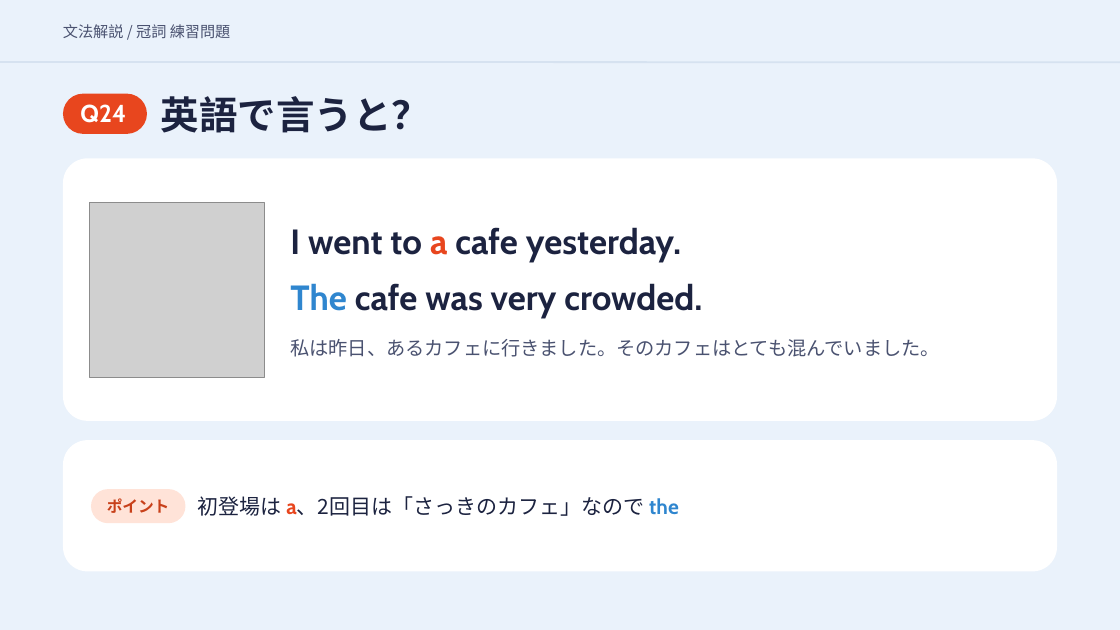
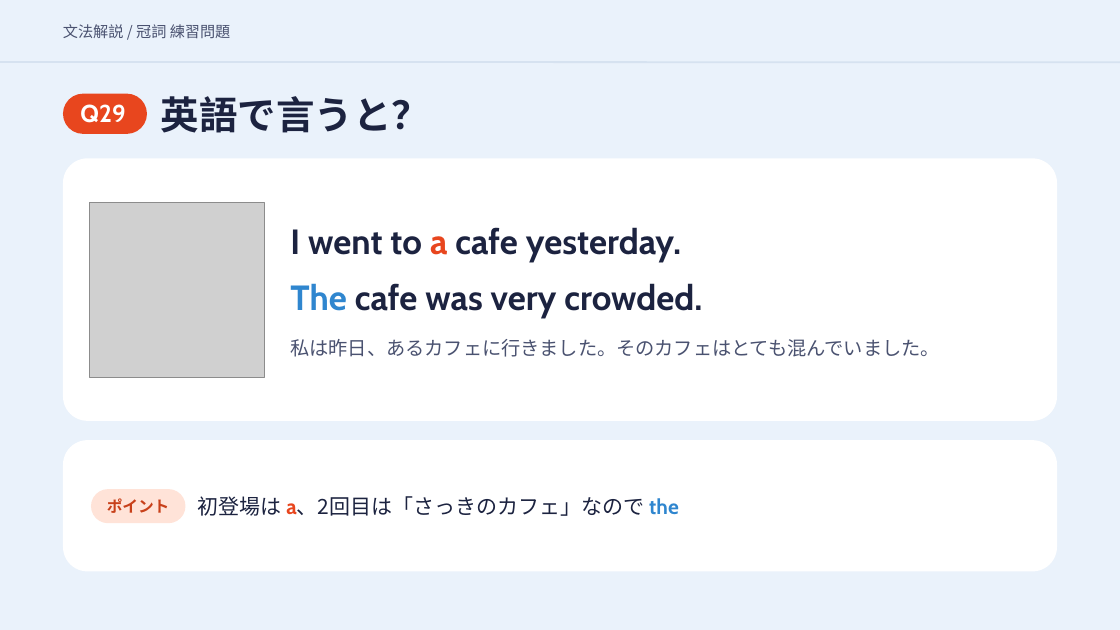
Before and after one commit to hinakajisaki-dev/hina-english, a slide deck: slide 65 of matome/articles-4/articles-4-slides.pptx (slide 55 before the commit). Drawn at 1120x630 pixels with LibreOffice and Linux fonts; fonts in the diff are those of the drawing; grey boxes stand for pictures. Boxes give left, top, right and bottom in pixels: in the first picture for what was removed or moved away, otherwise in the second. Text is boxed around its words. In the diff, an @@ line names an element or a change of style, - is before the commit and + after.

```diff
--- a/matome/articles-4/articles-4-slides.pptx
+++ b/matome/articles-4/articles-4-slides.pptx
@@ text at [80, 104, 125, 123]: text changed @@
-Q24
+Q29
```
Also in this commit, not shown: 28 other slides changed, 10 slides added, 3 other files.
